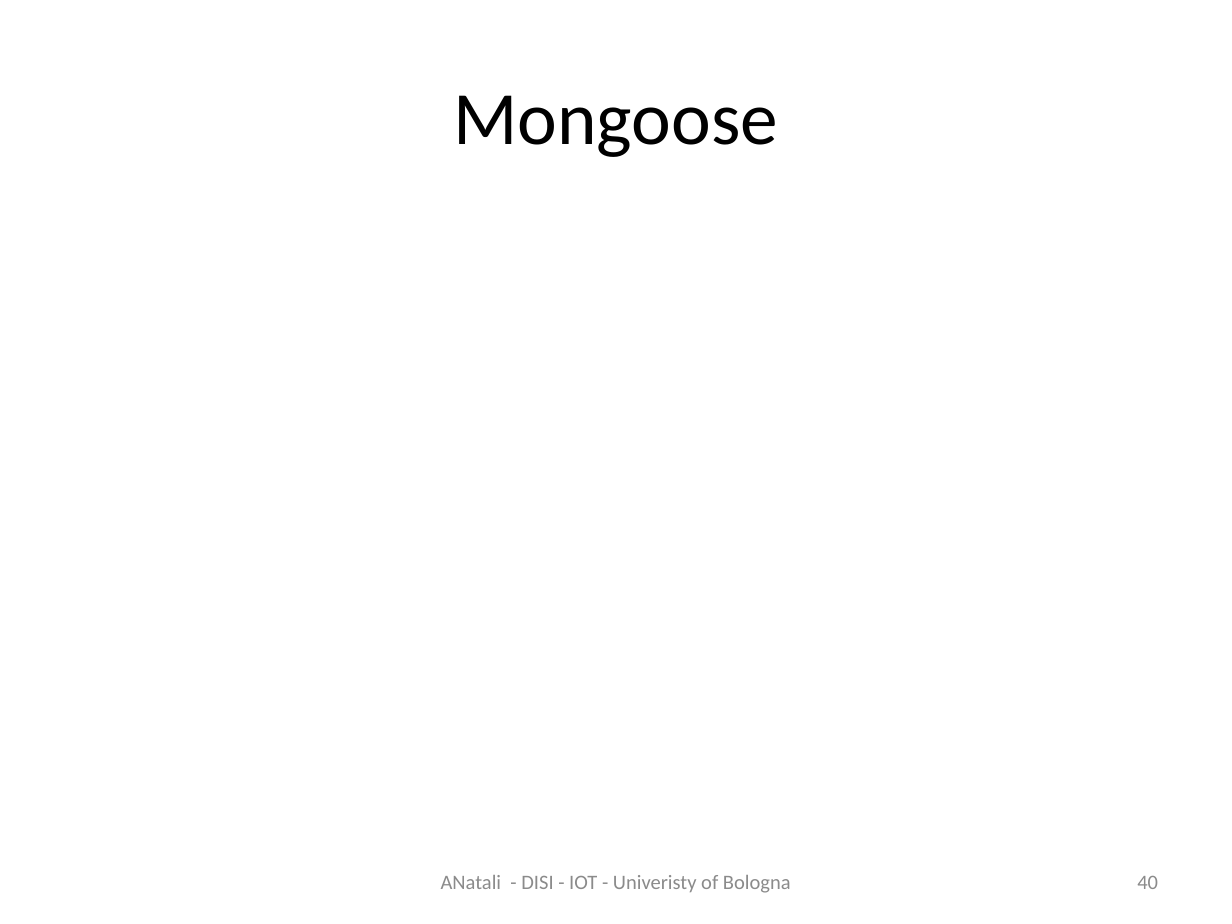
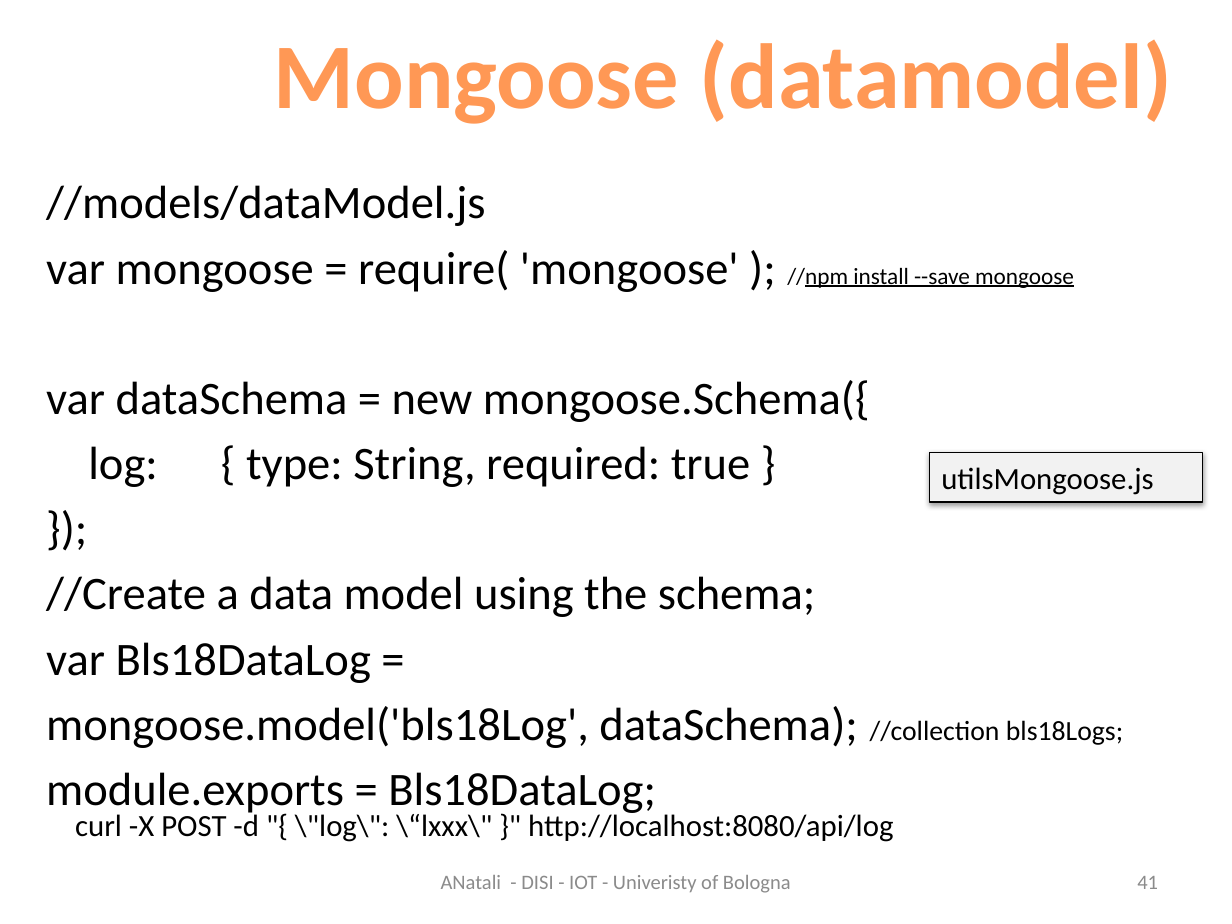
Before and after one commit to MatteoMendula/iss2018Lab, a slide deck: slide 41 of it.unibo.bls18/docs/BLS2018.pptx (slide 40 before the commit). Drawn at 1232x924 pixels with LibreOffice and Linux fonts; fonts in the diff are those of the drawing. Boxes give left, top, right and bottom in pixels: in the first picture for what was removed or moved away, otherwise in the second. Text is boxed around its words. In the diff, an @@ line names an element or a change of style, - is before the commit and + after.

Commit message:
bls18 mongo log

```diff
--- a/it.unibo.bls18/docs/BLS2018.pptx
+++ b/it.unibo.bls18/docs/BLS2018.pptx
@@ text "Mongoose (datamodel)" at [274, 39, 1172, 124]: vertical alignment middle to top @@
@@ text at [274, 39, 1172, 124]: text changed; size 44 to 54 pt; text colour #000000 to gradient #9D4700 to #FF9856 to #FFF5F1; bold on @@
-Mongoose
+Mongoose (datamodel)
@@ text added at [46, 185, 1123, 748], 27.2 pt, text #000000 @@
+//models/dataModel.js
+var mongoose = require( 'mongoose' ); //npm install --save mongoose
+var dataSchema = new mongoose.Schema({
+log: { type: String, required: true }
+});
+//Create a data model using the schema;
+var Bls18DataLog =
+mongoose.model('bls18Log', dataSchema); //collection bls18Logs;
+module.exports = Bls18DataLog;
@@ rectangle added at [929, 452, 1202, 501], fill #F2F2F2, outline #000000 0.75 pt, 18 pt, text #000000 @@
+utilsMongoose.js
@@ text added at [75, 811, 893, 842], 18 pt, text #000000 @@
+curl -X POST -d "{ \"log\": \“lxxx\" }" http://localhost:8080/api/log
@@ page number at [1137, 876, 1158, 889]: text changed @@
-40
+41
```
Also in this commit, not shown: 3 other slides changed, 4 other files.
